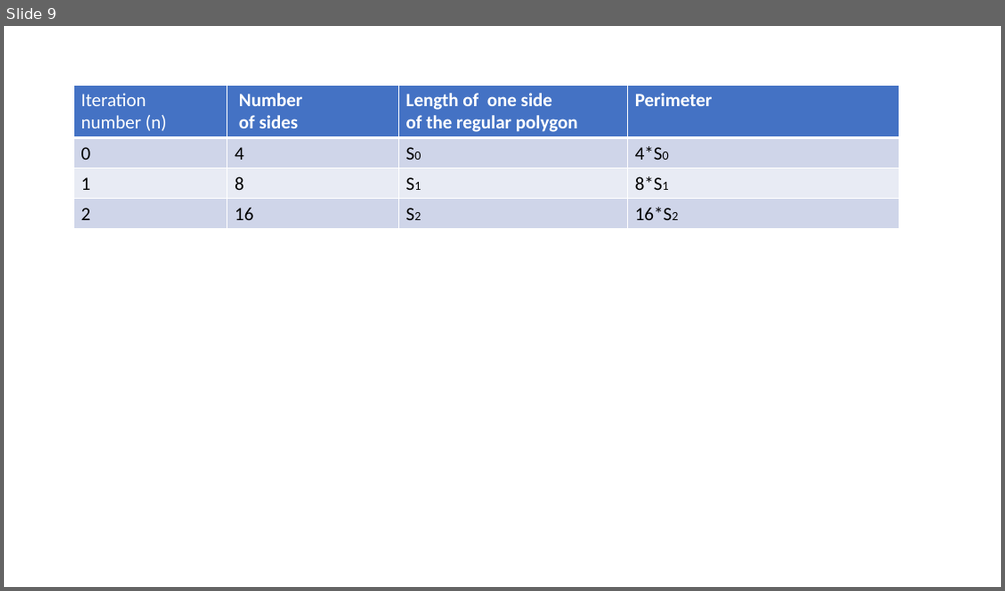
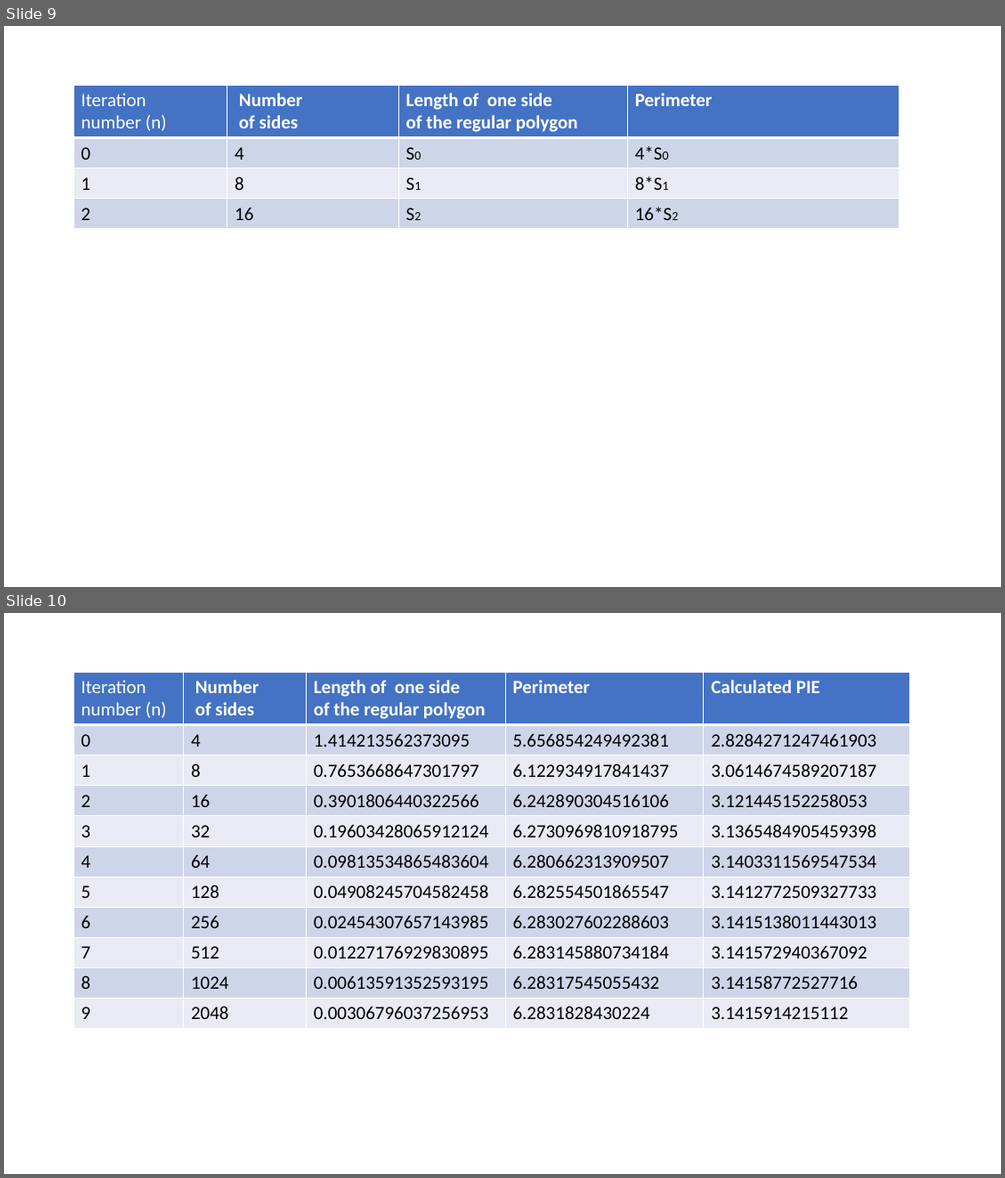
Before and after one commit to sdg002/sdg002.github.io, a slide deck: pie-geometrical-method/docs/CalculatePie.pptx. Shown one above the other, each under a label of ours: slide 9 before the commit, slides 9 and 10 after it. The pictures are 1005x591 and 1005x1178 pixels, drawn with LibreOffice and Linux fonts; fonts in the diff are those of the drawing. Boxes give left, top, right and bottom in pixels: in the first picture for what was removed or moved away, otherwise in the second. Text is boxed around its words. In the diff, an @@ line names an element or a change of style, - is before the commit and + after.

```diff
--- a/pie-geometrical-method/docs/CalculatePie.pptx
+++ b/pie-geometrical-method/docs/CalculatePie.pptx
@@ slide 10 added at (x1=4, y1=613, x2=1001, y2=1174), background #FFFFFF @@
@@ table added at (x1=73, y1=672, x2=909, y2=1028), 11 rows, 5 columns @@
+Iteration / number (n) | Number / of sides | Length of one side / of the regular polygon | Perimeter | Calculated PIE
+0 | 4 | 1.414213562373095 | 5.656854249492381 | 2.8284271247461903
+1 | 8 | 0.7653668647301797 | 6.122934917841437 | 3.0614674589207187
+2 | 16 | 0.3901806440322566 | 6.242890304516106 | 3.121445152258053
+3 | 32 | 0.19603428065912124 | 6.2730969810918795 | 3.1365484905459398
+4 | 64 | 0.09813534865483604 | 6.280662313909507 | 3.1403311569547534
+5 | 128 | 0.04908245704582458 | 6.282554501865547 | 3.1412772509327733
+6 | 256 | 0.02454307657143985 | 6.283027602288603 | 3.1415138011443013
+7 | 512 | 0.01227176929830895 | 6.283145880734184 | 3.141572940367092
+8 | 1024 | 0.00613591352593195 | 6.28317545055432 | 3.14158772527716
+9 | 2048 | 0.00306796037256953 | 6.2831828430224 | 3.1415914215112
```
Also in this commit, not shown: 2 slides changed, 5 other files.
